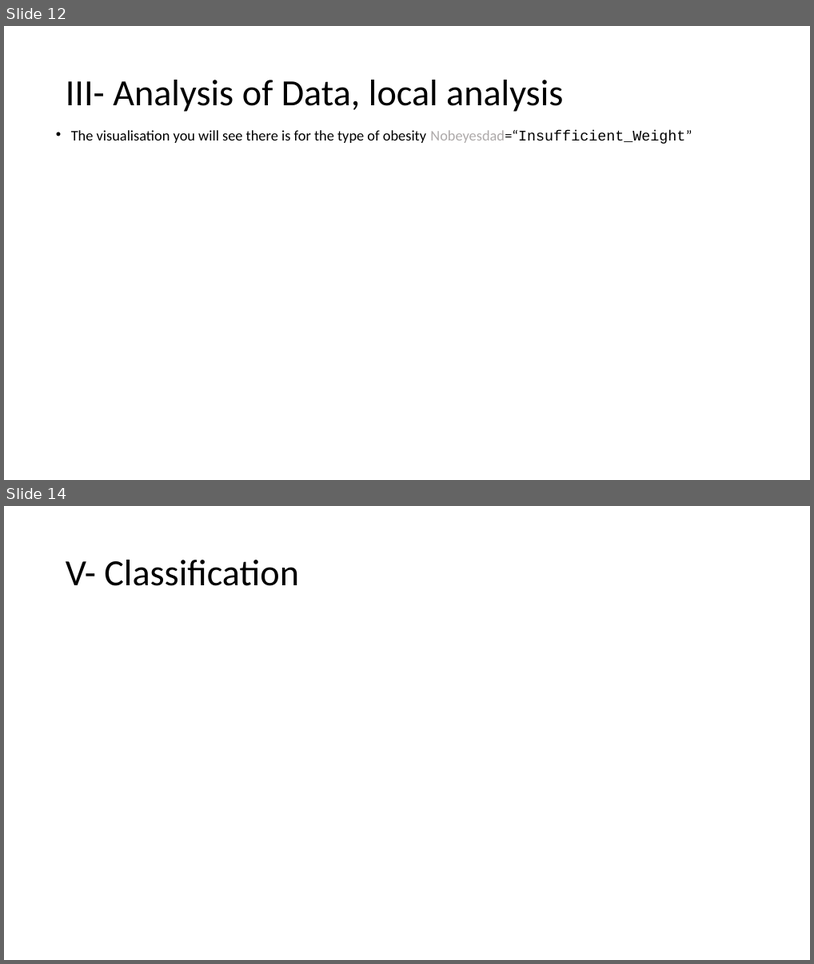
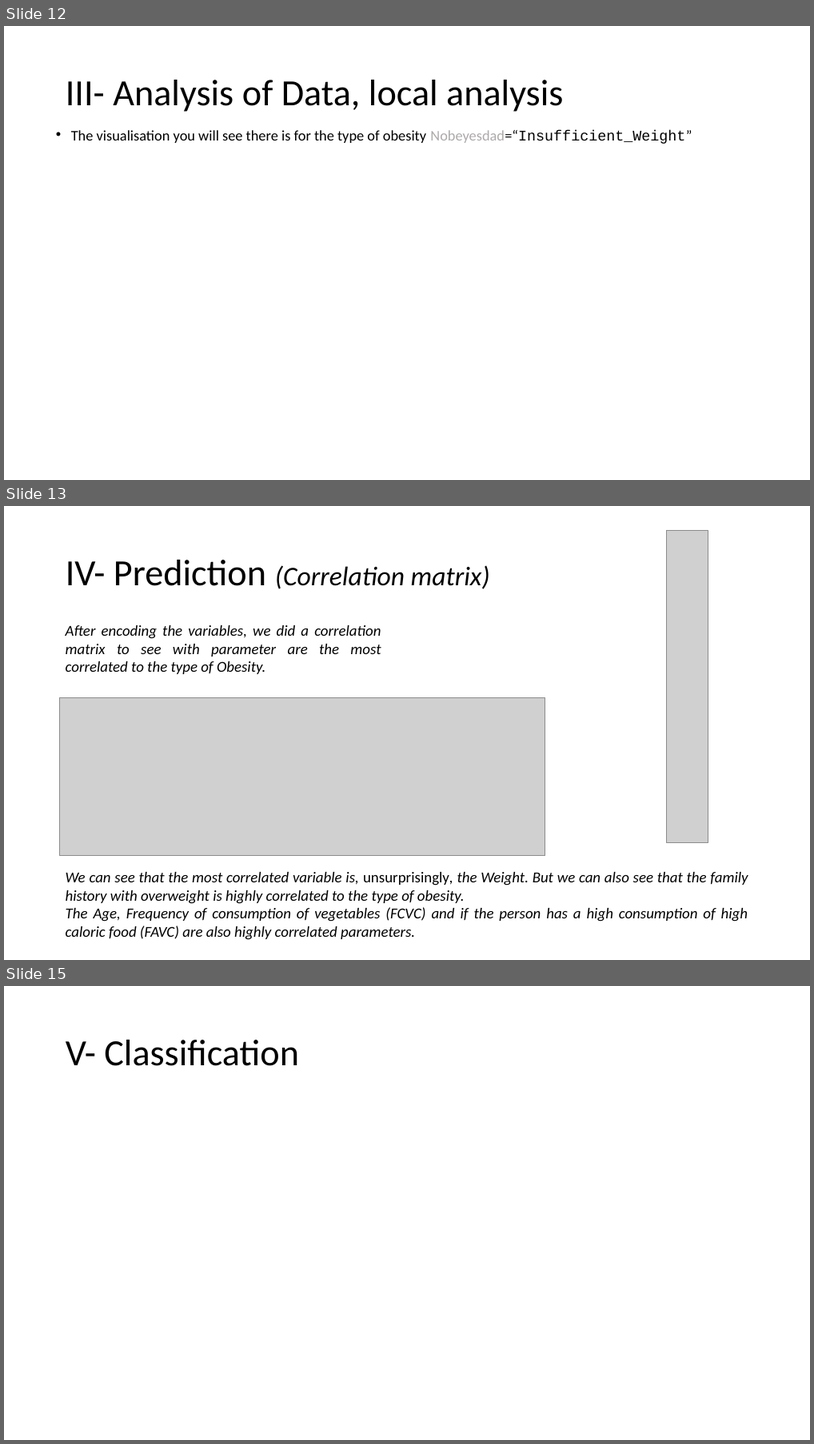
Before and after one commit to Leodespt/Projet_Python, a slide deck: Presentation_Python.pptx. Shown one above the other, each under a label of ours: slides 12 and 14 before the commit, slides 12, 13 and 15 after it; the slides between them are not shown. The pictures are 814x964 and 814x1444 pixels, drawn with LibreOffice and Linux fonts; fonts in the diff are those of the drawing; grey boxes stand for pictures. Boxes give left, top, right and bottom in pixels: in the first picture for what was removed or moved away, otherwise in the second. Text is boxed around its words. In the diff, an @@ line names an element or a change of style, - is before the commit and + after.

```diff
--- a/Presentation_Python.pptx
+++ b/Presentation_Python.pptx
@@ slide 13 added at (4, 506, 810, 960), background #FFFFFF @@
@@ picture added at (666, 530, 708, 843) @@
@@ title added at (66, 560, 490, 589), 32 pt, text #000000, italic @@
+IV- Prediction (Correlation matrix)
@@ text added at (66, 625, 381, 674), 18 pt, text #000000, italic @@
+After encoding the variables, we did a correlation matrix to see with parameter are the most correlated to the type of Obesity.
@@ picture added at (60, 697, 546, 855) @@
@@ text added at (66, 872, 748, 940), 18 pt, text #000000, italic @@
+We can see that the most correlated variable is, unsurprisingly, the Weight. But we can also see that the family history with overweight is highly correlated to the type of obesity.
+The Age, Frequency of consumption of vegetables (FCVC) and if the person has a high consumption of high caloric food (FAVC) are also highly correlated parameters.
@@ what was slide 14 is now slide 15 @@
```
Also in this commit, not shown: 2 slides changed, 1 other slide added, 1 slide removed.
